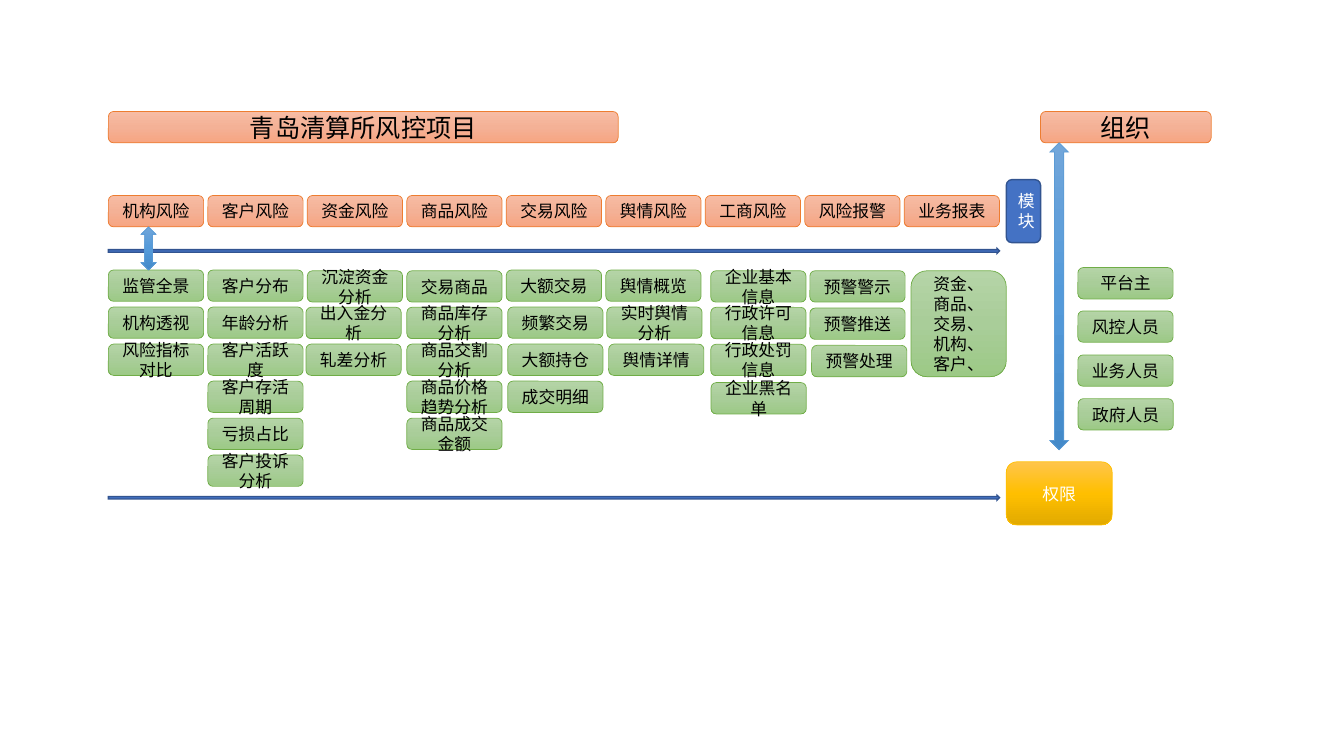
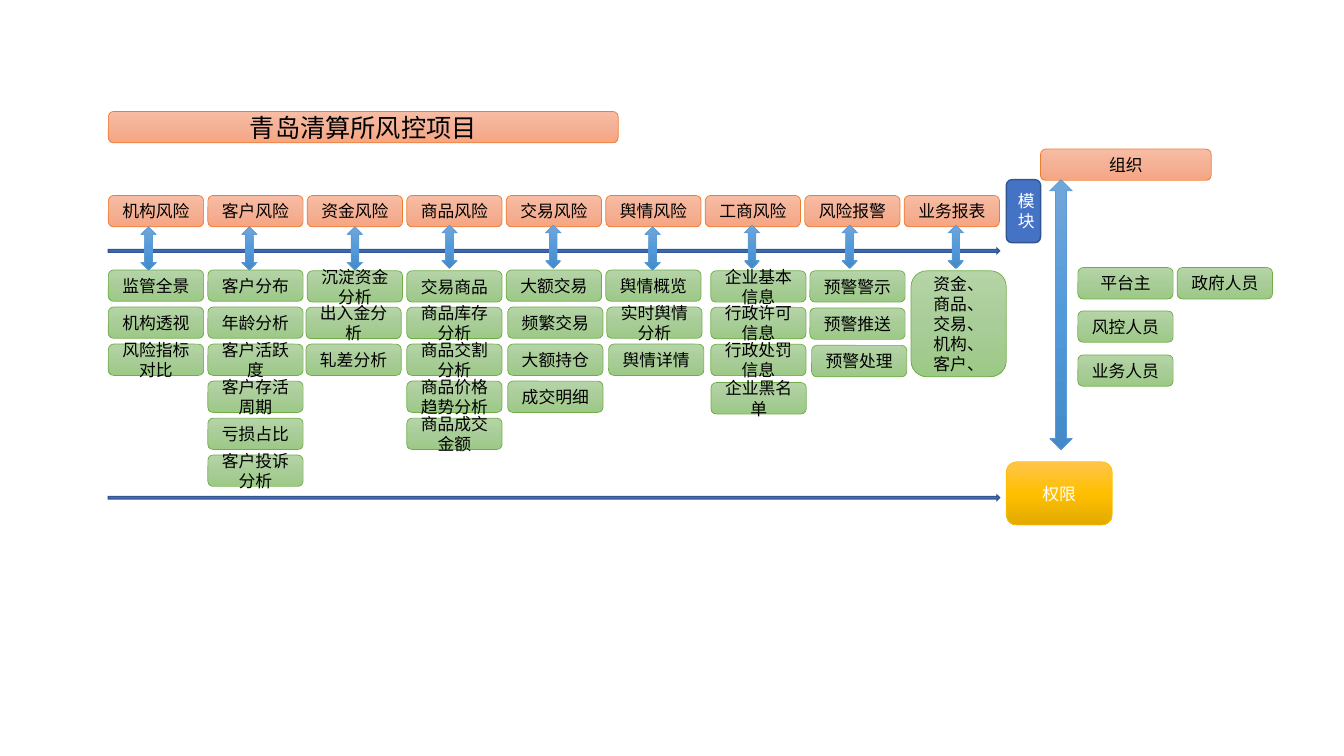
Before and after one commit to vivicai/qss_doc, a slide deck: slide 1 of 02.需求分析/6.蓝图/蓝图权限部分.pptx. Drawn at 1344x756 pixels with LibreOffice and Linux fonts; fonts in the diff are those of the drawing. Boxes give left, top, right and bottom in pixels: in the first picture for what was removed or moved away, otherwise in the second. Text is boxed around its words. In the diff, an @@ line names an element or a change of style, - is before the commit and + after.

```diff
--- a/02.需求分析/6.蓝图/蓝图权限部分.pptx
+++ b/02.需求分析/6.蓝图/蓝图权限部分.pptx
@@ rounded rectangle "组织": place and size @@
-rounded rectangle "组织" at <box>1041,112,1211,143</box>
+rounded rectangle "组织" at <box>1041,149,1211,180</box>
@@ rounded rectangle "组织" at <box>1041,149,1211,180</box>: size 18 to 12 pt @@
@@ up down arrow: place and size @@
-up down arrow at <box>1051,143,1069,451</box>
+up down arrow at <box>1051,179,1073,450</box>
@@ up down arrow added at <box>242,227,257,270</box>, fill gradient #71A6DB to #559BDB to #448ACA, outline #5B9BD5 0.5 pt @@
@@ up down arrow added at <box>348,227,363,270</box>, fill gradient #71A6DB to #559BDB to #448ACA, outline #5B9BD5 0.5 pt @@
@@ up down arrow added at <box>443,225,458,268</box>, fill gradient #71A6DB to #559BDB to #448ACA, outline #5B9BD5 0.5 pt @@
@@ up down arrow added at <box>545,225,561,268</box>, fill gradient #71A6DB to #559BDB to #448ACA, outline #5B9BD5 0.5 pt @@
@@ up down arrow added at <box>645,227,660,270</box>, fill gradient #71A6DB to #559BDB to #448ACA, outline #5B9BD5 0.5 pt @@
@@ up down arrow added at <box>745,225,760,268</box>, fill gradient #71A6DB to #559BDB to #448ACA, outline #5B9BD5 0.5 pt @@
@@ up down arrow added at <box>843,225,858,268</box>, fill gradient #71A6DB to #559BDB to #448ACA, outline #5B9BD5 0.5 pt @@
@@ up down arrow added at <box>949,225,964,268</box>, fill gradient #71A6DB to #559BDB to #448ACA, outline #5B9BD5 0.5 pt @@
@@ rounded rectangle "政府人员": place and size @@
-rounded rectangle "政府人员" at <box>1079,399,1174,431</box>
+rounded rectangle "政府人员" at <box>1178,267,1272,298</box>
```
Also in this commit, not shown: 10 other files.
